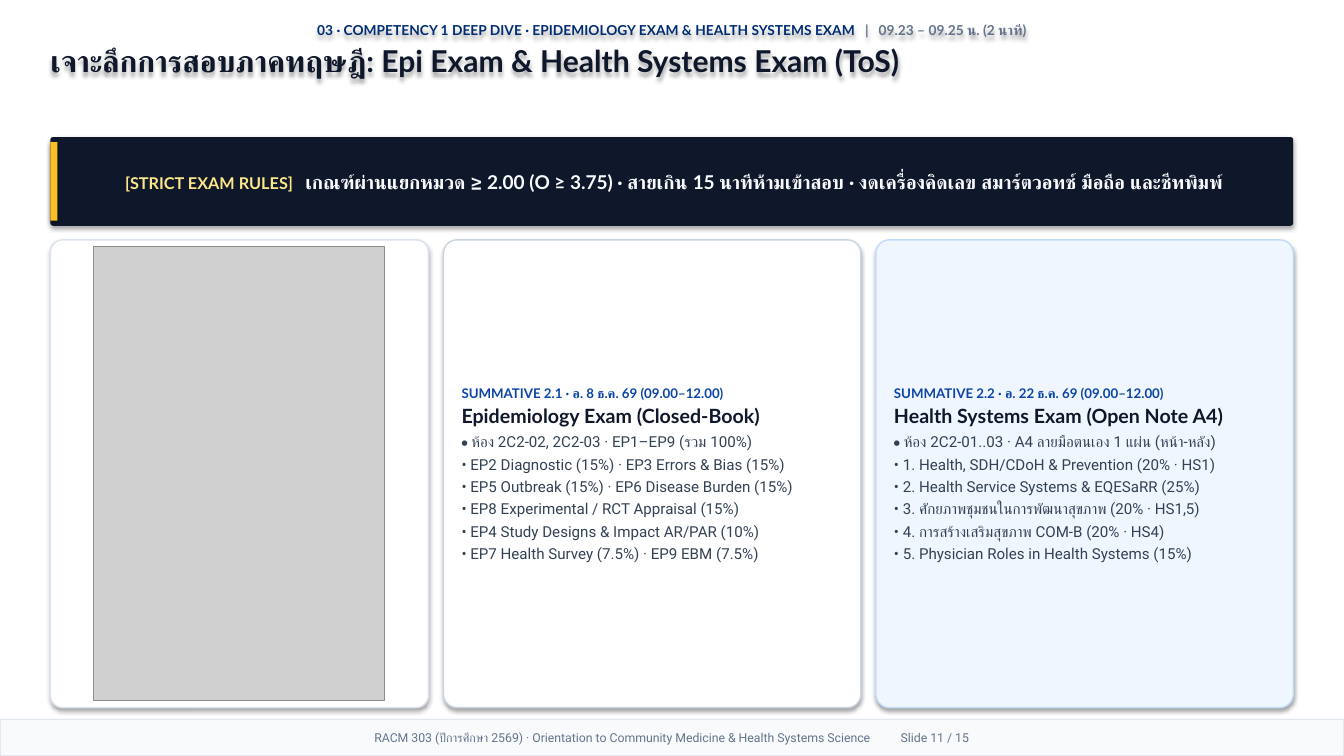
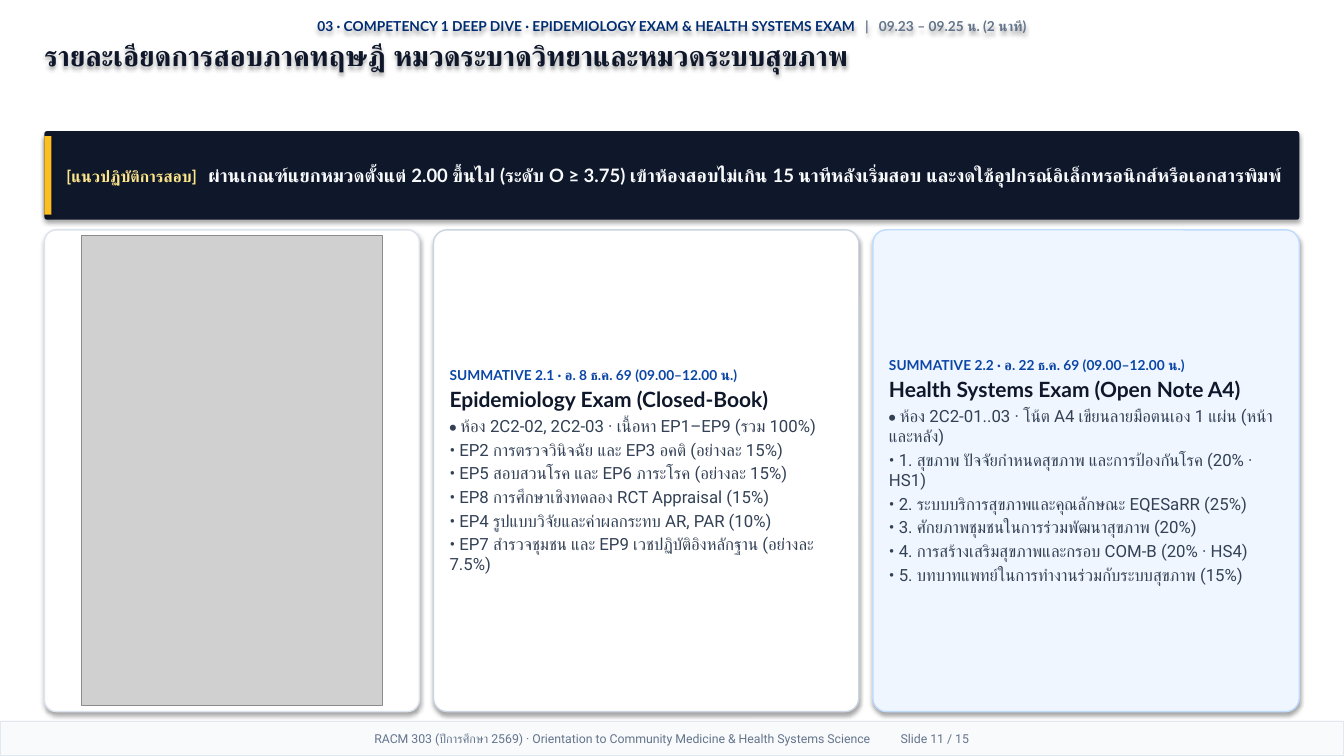
Before and after one commit to smartwoo/racm303-2569, a slide deck: slide 11 of exports/pptx/RACM303_2569_Orientation_Slides.pptx. Drawn at 1344x756 pixels with LibreOffice and Linux fonts; fonts in the diff are those of the drawing; grey boxes stand for pictures. Boxes give left, top, right and bottom in pixels: in the first picture for what was removed or moved away, otherwise in the second. Text is boxed around its words. In the diff, an @@ line names an element or a change of style, - is before the commit and + after.

```diff
--- a/exports/pptx/RACM303_2569_Orientation_Slides.pptx
+++ b/exports/pptx/RACM303_2569_Orientation_Slides.pptx
@@ text at <box>44,44,848,74</box>: text changed; size 21.5 to 20.2 pt @@
-เจาะลึกการสอบภาคทฤษฎี: Epi Exam & Health Systems Exam (ToS)
+รายละเอียดการสอบภาคทฤษฎี หมวดระบาดวิทยาและหมวดระบบสุขภาพ
@@ rectangle: place and size @@
-rectangle at <box>50,142,57,221</box>
+rectangle at <box>44,136,51,215</box>
@@ rounded rectangle "[แนวปฏิบัติการสอบ] ผ่านเกณฑ์แยกหมวดตั้งแต่ 2.00 ขึ้นไป (ระดั ...": place and size @@
-rounded rectangle "[แนวปฏิบัติการสอบ] ผ่านเกณฑ์แยกหมวดตั้งแต่ 2.00 ขึ้นไป (ระดั ..." at <box>50,137,1294,226</box>
+rounded rectangle "[แนวปฏิบัติการสอบ] ผ่านเกณฑ์แยกหมวดตั้งแต่ 2.00 ขึ้นไป (ระดั ..." at <box>44,131,1300,220</box>
@@ text in rounded rectangle at <box>66,168,1282,188</box>: text changed; size 13.6 to 13.2 pt @@
-[STRICT EXAM RULES] เกณฑ์ผ่านแยกหมวด ≥ 2.00 (O ≥ 3.75) · สายเกิน 15 นาทีห้ามเข้าสอบ · งดเครื่องคิดเลข สมาร์ตวอทช์ มือถือ และชีทพิมพ์
+[แนวปฏิบัติการสอบ] ผ่านเกณฑ์แยกหมวดตั้งแต่ 2.00 ขึ้นไป (ระดับ O ≥ 3.75) เข้าห้องสอบไม่เกิน 15 นาทีหลังเริ่มสอบ และงดใช้อุปกรณ์อิเล็กทรอนิกส์หรือเอกสารพิมพ์
@@ rounded rectangle: place and size @@
-rounded rectangle at <box>50,240,429,708</box>
+rounded rectangle at <box>44,230,419,712</box>
@@ picture: place and size @@
-picture at <box>94,247,385,701</box>
+picture at <box>82,236,383,706</box>
@@ rounded rectangle "SUMMATIVE 2.1 · อ. 8 ...": place and size @@
-rounded rectangle "SUMMATIVE 2.1 · อ. 8 ..." at <box>444,240,861,708</box>
+rounded rectangle "SUMMATIVE 2.1 · อ. 8 ..." at <box>434,230,859,712</box>
@@ rounded rectangle "SUMMATIVE 2.2 · อ. 22 ...": place and size @@
-rounded rectangle "SUMMATIVE 2.2 · อ. 22 ..." at <box>876,240,1294,708</box>
+rounded rectangle "SUMMATIVE 2.2 · อ. 22 ..." at <box>873,230,1300,712</box>
@@ text in rounded rectangle at <box>889,359,1184,372</box>: text changed; size 9.5 to 9.8 pt @@
-SUMMATIVE 2.2 · อ. 22 ธ.ค. 69 (09.00–12.00)
+SUMMATIVE 2.2 · อ. 22 ธ.ค. 69 (09.00–12.00 น.)
@@ text in rounded rectangle at <box>450,369,737,382</box>: text changed; size 9.5 to 9.8 pt @@
-SUMMATIVE 2.1 · อ. 8 ธ.ค. 69 (09.00–12.00)
+SUMMATIVE 2.1 · อ. 8 ธ.ค. 69 (09.00–12.00 น.)
@@ text in rounded rectangle at <box>889,380,1240,401</box>: size 14 to 15 pt in "Health Systems Exam (Open Note A4)" @@
@@ text in rounded rectangle at <box>450,419,816,574</box>: text changed; size 10.8 to 12 pt @@
-• ห้อง 2C2-02, 2C2-03 · EP1–EP9 (รวม 100%)
-• EP2 Diagnostic (15%) · EP3 Errors & Bias (15%)
-• EP5 Outbreak (15%) · EP6 Disease Burden (15%)
-• EP8 Experimental / RCT Appraisal (15%)
-• EP4 Study Designs & Impact AR/PAR (10%)
-• EP7 Health Survey (7.5%) · EP9 EBM (7.5%)
+• ห้อง 2C2-02, 2C2-03 · เนื้อหา EP1–EP9 (รวม 100%)
+• EP2 การตรวจวินิจฉัย และ EP3 อคติ (อย่างละ 15%)
+• EP5 สอบสวนโรค และ EP6 ภาระโรค (อย่างละ 15%)
+• EP8 การศึกษาเชิงทดลอง RCT Appraisal (15%)
+• EP4 รูปแบบวิจัยและค่าผลกระทบ AR, PAR (10%)
+• EP7 สำรวจชุมชน และ EP9 เวชปฏิบัติอิงหลักฐาน (อย่างละ 7.5%)
@@ text in rounded rectangle at <box>450,390,768,411</box>: size 14 to 15 pt in "Epidemiology Exam (Closed-Book)" @@
@@ text in rounded rectangle at <box>889,409,1273,586</box>: text changed; size 10.8 to 12 pt @@
-• ห้อง 2C2-01..03 · A4 ลายมือตนเอง 1 แผ่น (หน้า-หลัง)
-• 1. Health, SDH/CDoH & Prevention (20% · HS1)
-• 2. Health Service Systems & EQESaRR (25%)
-• 3. ศักยภาพชุมชนในการพัฒนาสุขภาพ (20% · HS1,5)
-• 4. การสร้างเสริมสุขภาพ COM-B (20% · HS4)
-• 5. Physician Roles in Health Systems (15%)
+• ห้อง 2C2-01..03 · โน้ต A4 เขียนลายมือตนเอง 1 แผ่น (หน้าและหลัง)
+• 1. สุขภาพ ปัจจัยกำหนดสุขภาพ และการป้องกันโรค (20% · HS1)
+• 2. ระบบบริการสุขภาพและคุณลักษณะ EQESaRR (25%)
+• 3. ศักยภาพชุมชนในการร่วมพัฒนาสุขภาพ (20%)
+• 4. การสร้างเสริมสุขภาพและกรอบ COM-B (20% · HS4)
+• 5. บทบาทแพทย์ในการทำงานร่วมกับระบบสุขภาพ (15%)
```
Also in this commit, not shown: 13 other slides changed, 1 slide added, 1 slide removed, 5 other files.
